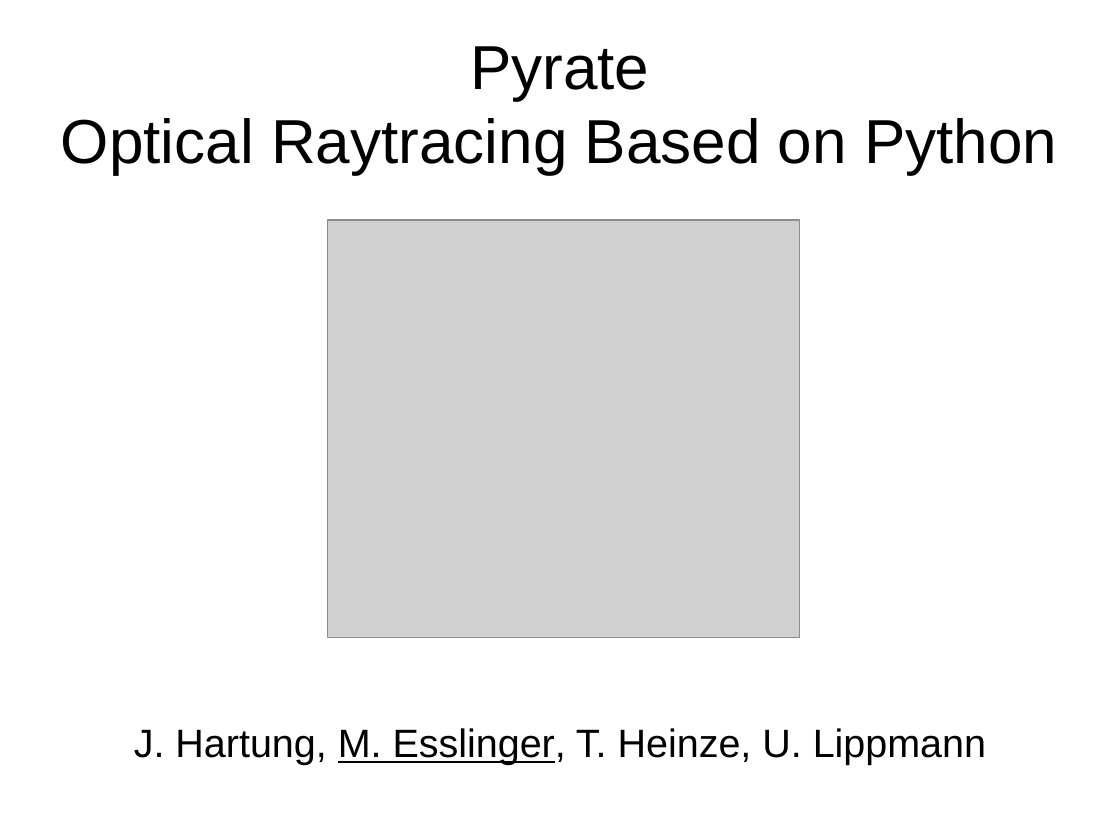
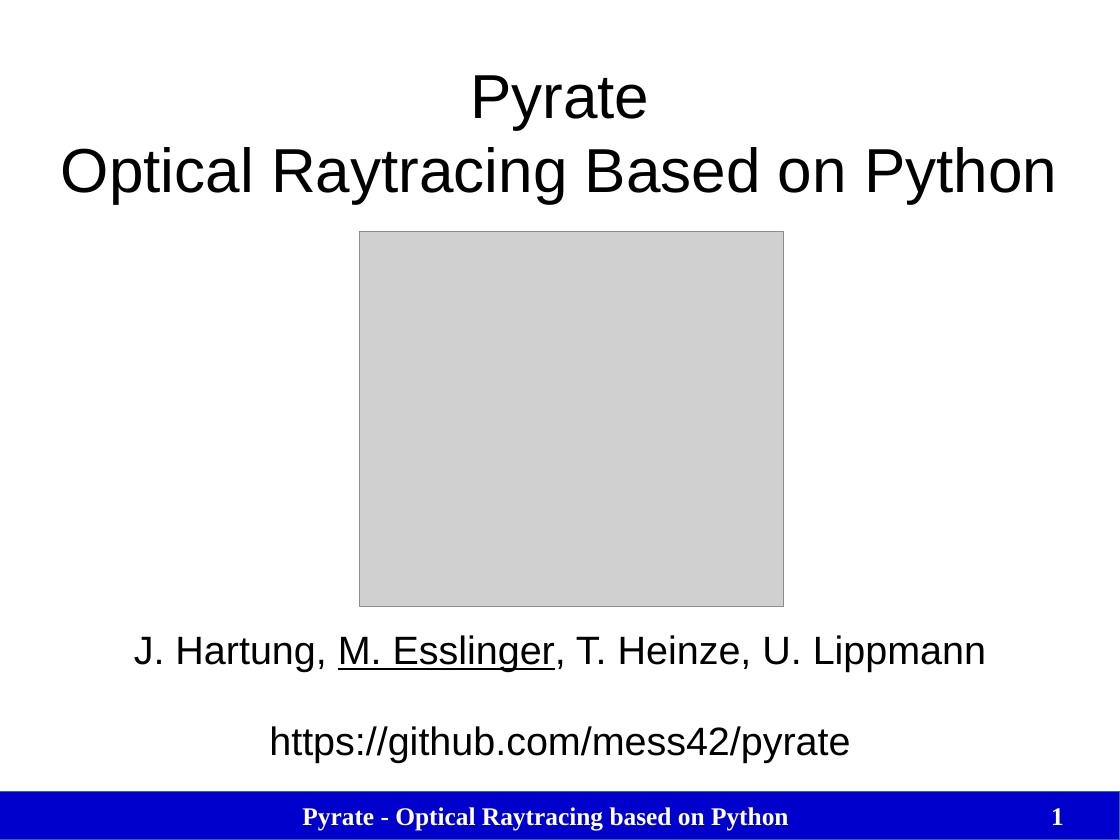
Before and after one commit to mess42/pyrate, a slide deck: slide 1 of talk_euroscipy_2017/talk.odp. Drawn at 1120x840 pixels with LibreOffice and Linux fonts; fonts in the diff are those of the drawing; grey boxes stand for pictures. Boxes give left, top, right and bottom in pixels: in the first picture for what was removed or moved away, otherwise in the second. Text is boxed around its words. In the diff, an @@ line names an element or a change of style, - is before the commit and + after.

Commit message:
talk

```diff
--- a/talk_euroscipy_2017/talk.odp
+++ b/talk_euroscipy_2017/talk.odp
@@ subtitle "Pyrate" rewrapped from (x1=61, y1=46, x2=1057, y2=765) to (x1=61, y1=75, x2=1057, y2=672) @@
@@ picture resized from (x1=328, y1=221, x2=801, y2=638) to (x1=360, y1=232, x2=784, y2=607) @@
@@ text added at (x1=269, y1=726, x2=850, y2=763), 28 pt, text #000000 @@
+https://github.com/mess42/pyrate
@@ rectangle added at (x1=0, y1=793, x2=1120, y2=840), fill #0000CC, outline #3465A4 0 pt @@
@@ text added at (x1=302, y1=807, x2=789, y2=831), 18 pt, text #FFFFFF, bold @@
+Pyrate - Optical Raytracing based on Python
@@ page number added at (x1=1051, y1=808, x2=1064, y2=825), 18 pt, text #FFFFFF, bold @@
+1
```
Also in this commit, not shown: 9 other slides changed, 2 slides added, 1 slide removed, 1 other file.
